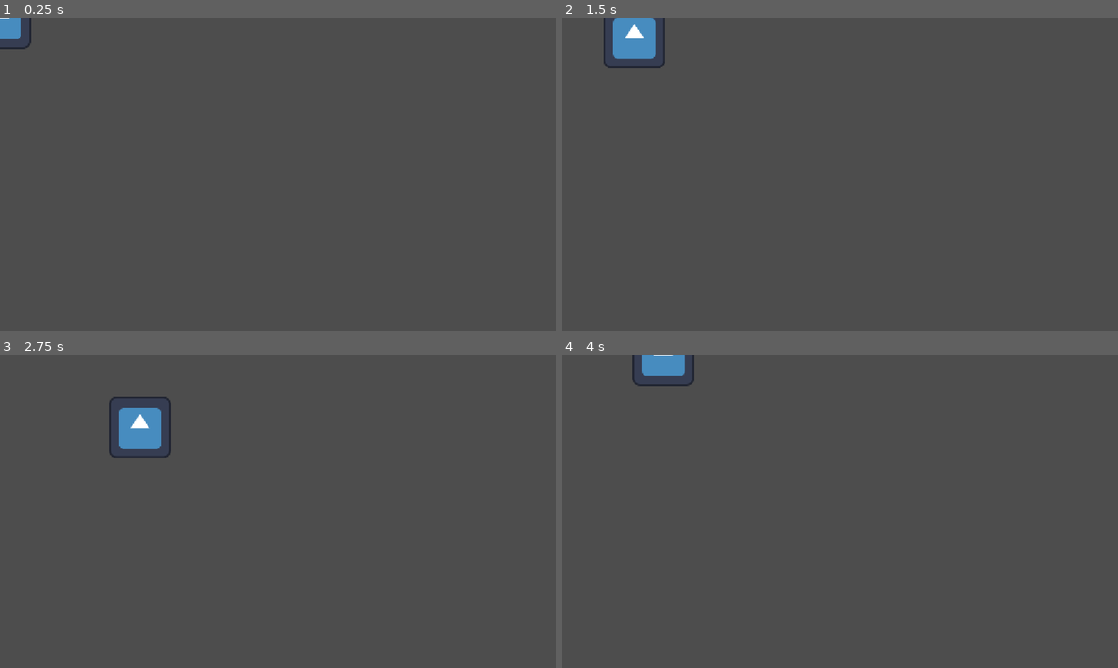
Above: before the commit, frames 1-4 (two rows, left to right).
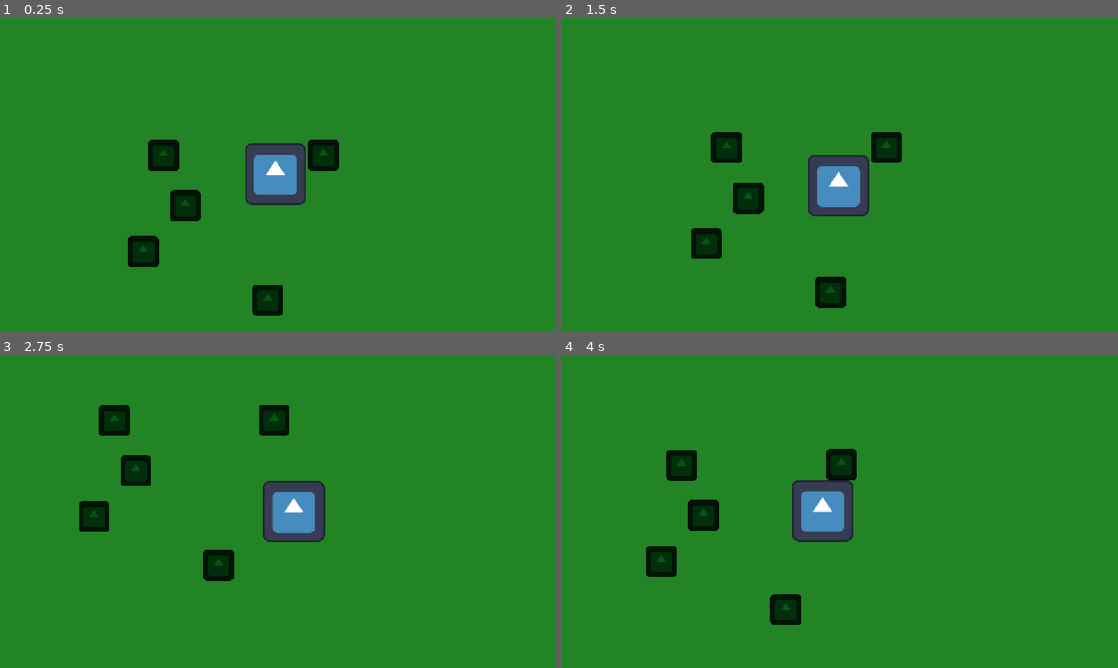
Above: after the commit, the same moments.

Repository: Citrix-games/nouveau-projet-de-jeu
Game: Godot game, scene res://main.tscn
Two runs of this game, one before a commit and one after it. Both use one fixed random seed, a clock stepped at 60 frames per second and the inputs below. Before the commit the project has no main scene; this scene is started directly in both runs. The engine's default icon, where the game draws it, is replaced by a stand-in: a white triangle on a blue panel in a dark square.
Inputs:
- Up to frame 1 (0.25 s): no input
- Up to frame 2 (1.5 s): hold Right (ui_right) 0.53-1.28 s; hold Down (ui_down) from 1.28 s (still down)
- Up to frame 3 (2.75 s): release Down (ui_down) at 2.03 s; hold Right (ui_right) from 2.03 s (still down)
- Up to frame 4 (4 s): release Right (ui_right) at 2.78 s; hold Up (ui_up) 2.78-3.53 s; hold Left (ui_left) from 3.53 s (still down)

The runs differ from the first frame. In frame 1, 99% of the frame differs, in the area x 0-100%, y 0-100%; in frame 2, 99%; in frame 3, 99%; in frame 4, 99%.

Commit message:
Étape 2 : caméra, sol et arbres

Diff:
--- /dev/null
+++ b/arbre.tscn
@@ -0,0 +1,19 @@
+[gd_scene format=3 uid="uid://bdmgiprjrkonc"]
+
+[ext_resource type="Texture2D" uid="uid://dyf2tlsdgaykh" path="res://icon.svg" id="1_gablb"]
+
+[sub_resource type="RectangleShape2D" id="RectangleShape2D_qbywb"]
+size = Vector2(62, 66)
+
+[node name="Node2D" type="Node2D" unique_id=1106444363]
+
+[node name="Arbre" type="StaticBody2D" parent="." unique_id=1433003394]
+
+[node name="Sprite2D" type="Sprite2D" parent="Arbre" unique_id=1157075723]
+modulate = Color(0.023529412, 0.3372549, 0.0627451, 1)
+scale = Vector2(0.5, 0.5)
+texture = ExtResource("1_gablb")
+
+[node name="CollisionShape2D" type="CollisionShape2D" parent="Arbre" unique_id=1326647692]
+position = Vector2(-1, -1)
+shape = SubResource("RectangleShape2D_qbywb")
--- a/main.tscn
+++ b/main.tscn
@@ -1,7 +1,33 @@
 [gd_scene format=3 uid="uid://dhrjgdodtih1a"]
 
 [ext_resource type="PackedScene" uid="uid://b035fodg8tfp7" path="res://player.tscn" id="1_ig7tw"]
+[ext_resource type="PackedScene" uid="uid://bdmgiprjrkonc" path="res://arbre.tscn" id="2_0xm2m"]
 
 [node name="Main" type="Node2D" unique_id=720858159]
+position = Vector2(-13, 0)
 
 [node name="Node2D" parent="." unique_id=1016489502 instance=ExtResource("1_ig7tw")]
+position = Vector2(240, 43)
+
+[node name="ColorRect" type="ColorRect" parent="." unique_id=269281994]
+z_index = -1
+offset_left = -2317.0
+offset_top = -2137.0
+offset_right = 1683.0
+offset_bottom = 1863.0
+color = Color(0.13333334, 0.5176471, 0.14117648, 1)
+
+[node name="Node2D2" parent="." unique_id=1106444363 instance=ExtResource("2_0xm2m")]
+position = Vector2(0, 5)
+
+[node name="Node2D3" parent="." unique_id=703374690 instance=ExtResource("2_0xm2m")]
+position = Vector2(-42, 204)
+
+[node name="Node2D4" parent="." unique_id=849676570 instance=ExtResource("2_0xm2m")]
+position = Vector2(45, 109)
+
+[node name="Node2D5" parent="." unique_id=1473427831 instance=ExtResource("2_0xm2m")]
+position = Vector2(331, 4)
+
+[node name="Node2D6" parent="." unique_id=1067435774 instance=ExtResource("2_0xm2m")]
+position = Vector2(216, 304)
--- a/player.tscn
+++ b/player.tscn
@@ -18,3 +18,7 @@
 [node name="CollisionShape2D" type="CollisionShape2D" parent="Player" unique_id=127851464]
 position = Vector2(2, -0.5)
 shape = SubResource("RectangleShape2D_qbywb")
+
+[node name="Camera2D" type="Camera2D" parent="Player" unique_id=1920080040]
+position = Vector2(3, 1)
+position_smoothing_enabled = true
--- a/project.godot
+++ b/project.godot
@@ -11,6 +11,7 @@
 [application]
 
 config/name="Nouveau projet de jeu"
+run/main_scene="uid://dhrjgdodtih1a"
 config/features=PackedStringArray("4.7", "GL Compatibility")
 config/icon="res://icon.svg"
 
